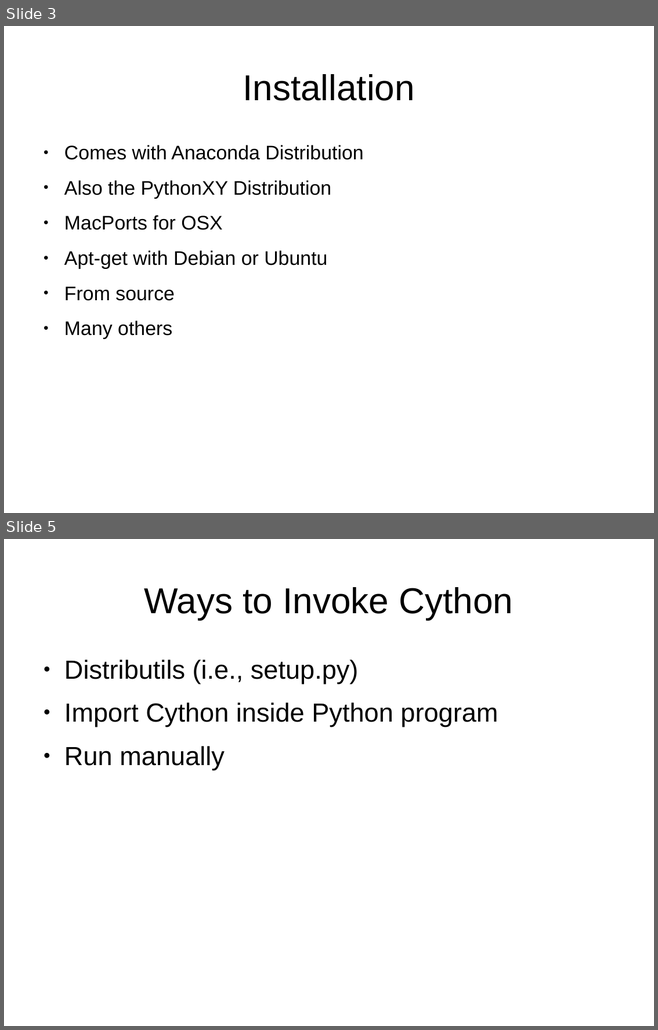
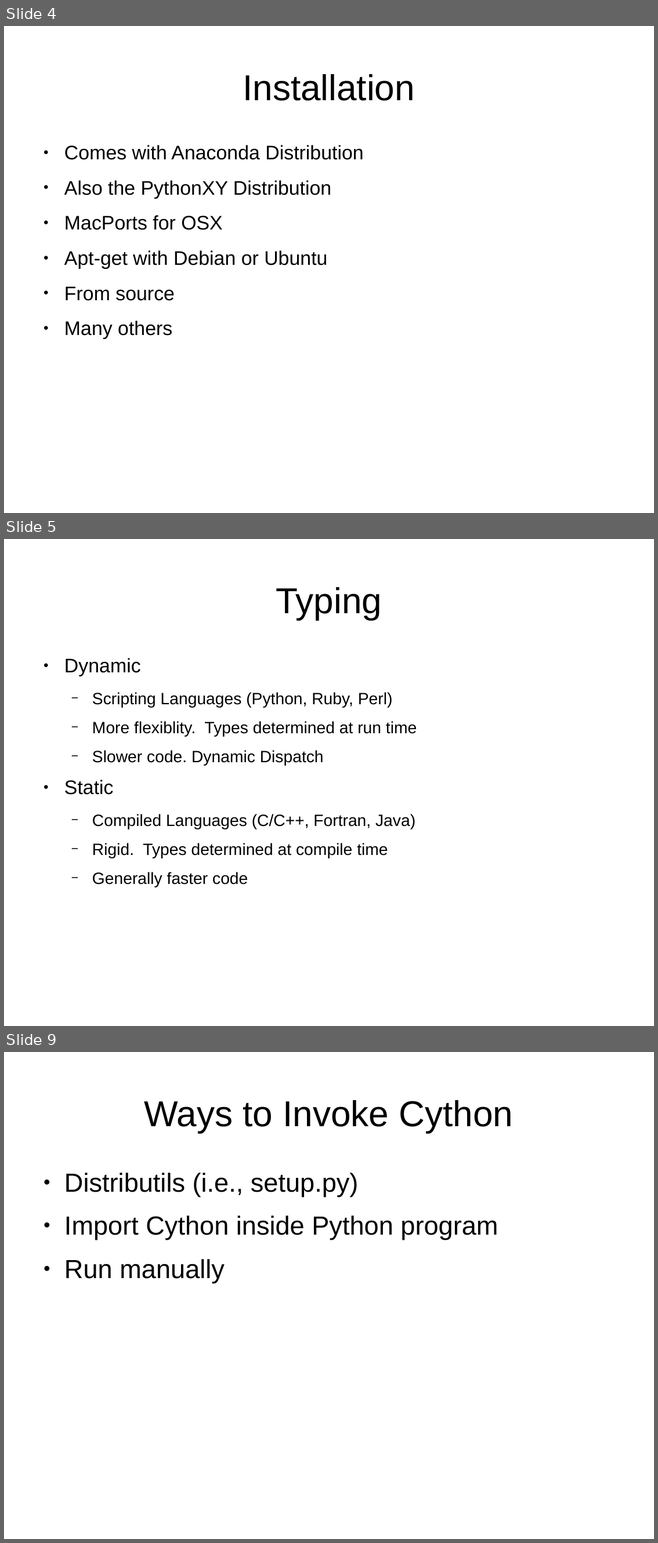
Before and after one commit to bmagill1250/757_Python_Users, a slide deck: April_2015/Cython_2015-04-08.odp. Shown one above the other, each under a label of ours: slides 3 and 5 before the commit, slides 4, 5 and 9 after it; the slides between them are not shown. The pictures are 658x1030 and 658x1543 pixels, drawn with LibreOffice and Linux fonts; fonts in the diff are those of the drawing. Boxes give left, top, right and bottom in pixels: in the first picture for what was removed or moved away, otherwise in the second. Text is boxed around its words. In the diff, an @@ line names an element or a change of style, - is before the commit and + after.

```diff
--- a/April_2015/Cython_2015-04-08.odp
+++ b/April_2015/Cython_2015-04-08.odp
@@ slide 5 added at [4,539,654,1026], background #FFFFFF @@
@@ title added at [275,587,382,620], 44 pt, text #000000 @@
+Typing
@@ text added at [64,658,416,888], 20 pt, text #000000 @@
+● Dynamic
+  − Scripting Languages (Python, Ruby, Perl)
+  − More flexiblity. Types determined at run time
+  − Slower code. Dynamic Dispatch
+● Static
+  − Compiled Languages (C/C++, Fortran, Java)
+  − Rigid. Types determined at compile time
+  − Generally faster code
@@ what was slide 3 is now slide 4 @@
@@ what was slide 5 is now slide 9 @@
```
Also in this commit, not shown: 6 slides changed, 9 other slides added, 4 slides removed, 18 other files.
